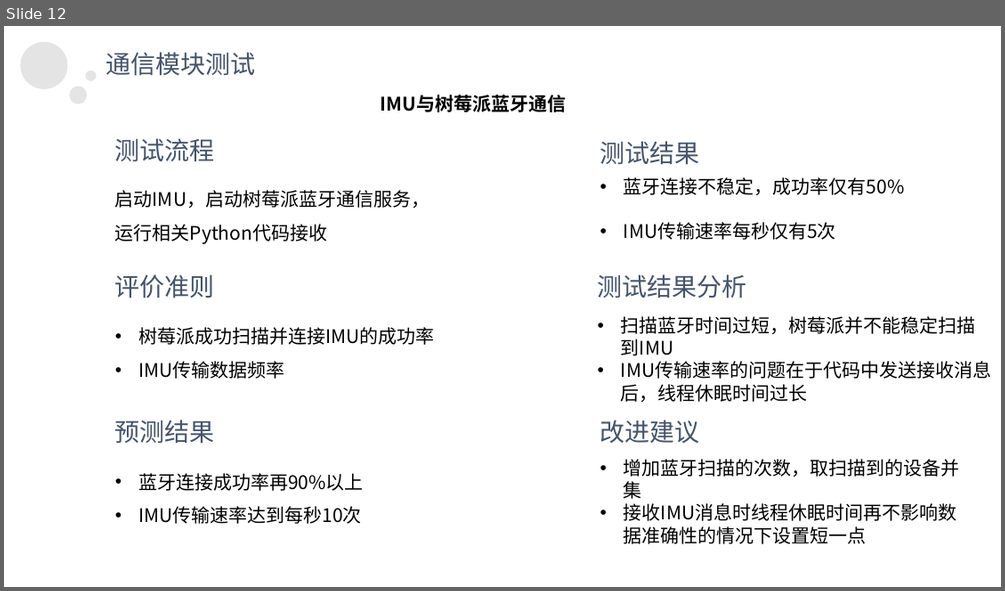
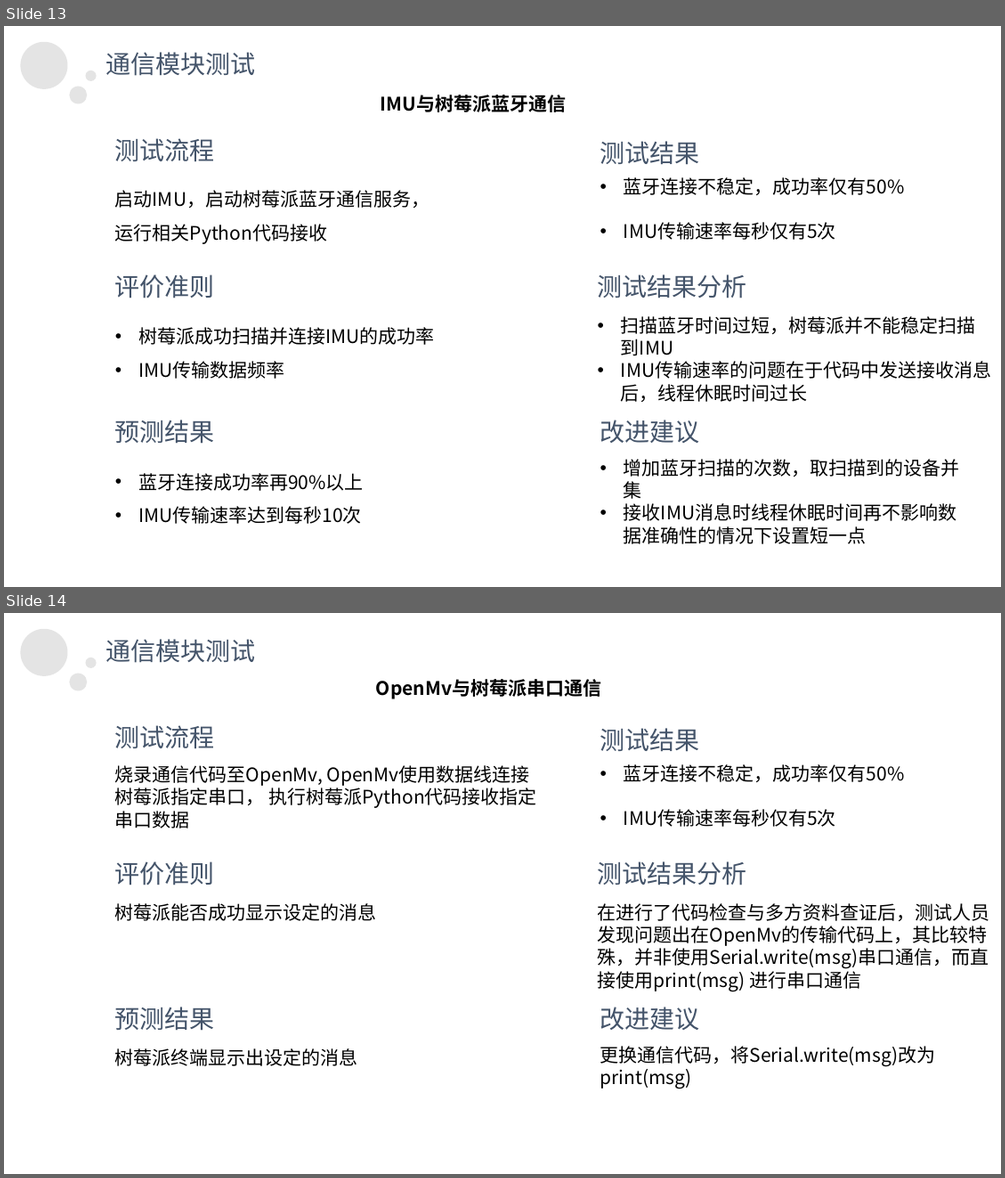
Before and after one commit to Appleuiy/Brain-controlled-navigation-electric-wheelchair-expansion-control-system, a slide deck: 智能轮椅设计测试展示.pptx. Shown one above the other, each under a label of ours: slide 12 before the commit, slides 13 and 14 after it. The pictures are 1005x591 and 1005x1178 pixels, drawn with LibreOffice and Linux fonts; fonts in the diff are those of the drawing. Boxes give left, top, right and bottom in pixels: in the first picture for what was removed or moved away, otherwise in the second. Text is boxed around its words. In the diff, an @@ line names an element or a change of style, - is before the commit and + after.

Commit message:
测试ppt前面部分整合完成，需要完成gitlab过程管理

```diff
--- a/智能轮椅设计测试展示.pptx
+++ b/智能轮椅设计测试展示.pptx
@@ slide 14 added at (4,613,1001,1174), background #FFFFFF; not listed: 3 template elements that a slide beside it also shows @@
@@ text added at (105,639,255,663), 24 pt, text #44546A @@
+通信模块测试
@@ text added at (376,679,601,699), 18 pt, text #000000, bold @@
+OpenMv与树莓派串口通信
@@ text added at (115,725,215,748), 24 pt, text #44546A @@
+测试流程
@@ text added at (600,728,700,752), 24 pt, text #44546A @@
+测试结果
@@ text added at (115,765,537,808), 18 pt, text #000000 @@
+烧录通信代码至OpenMv, OpenMv使用数据线连接树莓派指定串口， 执行树莓派Python代码接收指定串口数据
@@ text added at (623,764,905,782), 18 pt, text #000000 @@
+• 蓝牙连接不稳定，成功率仅有50%
+• IMU传输速率每秒仅有5次
@@ text added at (115,861,215,885), 24 pt, text #44546A @@
+评价准则
@@ text added at (598,861,747,885), 24 pt, text #44546A @@
+测试结果分析
@@ text added at (115,903,377,921), 18 pt, text #000000 @@
+树莓派能否成功显示设定的消息
@@ text added at (598,903,990,991), 18 pt, text #000000 @@
+在进行了代码检查与多方资料查证后，测试人员发现问题出在OpenMv的传输代码上，其比较特殊，并非使用Serial.write(msg)串口通信，而直接使用print(msg) 进行串口通信
@@ text added at (115,1006,215,1030), 24 pt, text #44546A @@
+预测结果
@@ text added at (600,1006,700,1030), 24 pt, text #44546A @@
+改进建议
@@ text added at (115,1048,358,1066), 18 pt, text #000000 @@
+树莓派终端显示出设定的消息
@@ text added at (600,1046,936,1088), 18 pt, text #000000 @@
+更换通信代码，将Serial.write(msg)改为print(msg)
@@ what was slide 12 is now slide 13 @@
```
Also in this commit, not shown: 1 slide changed, 17 other slides added.
